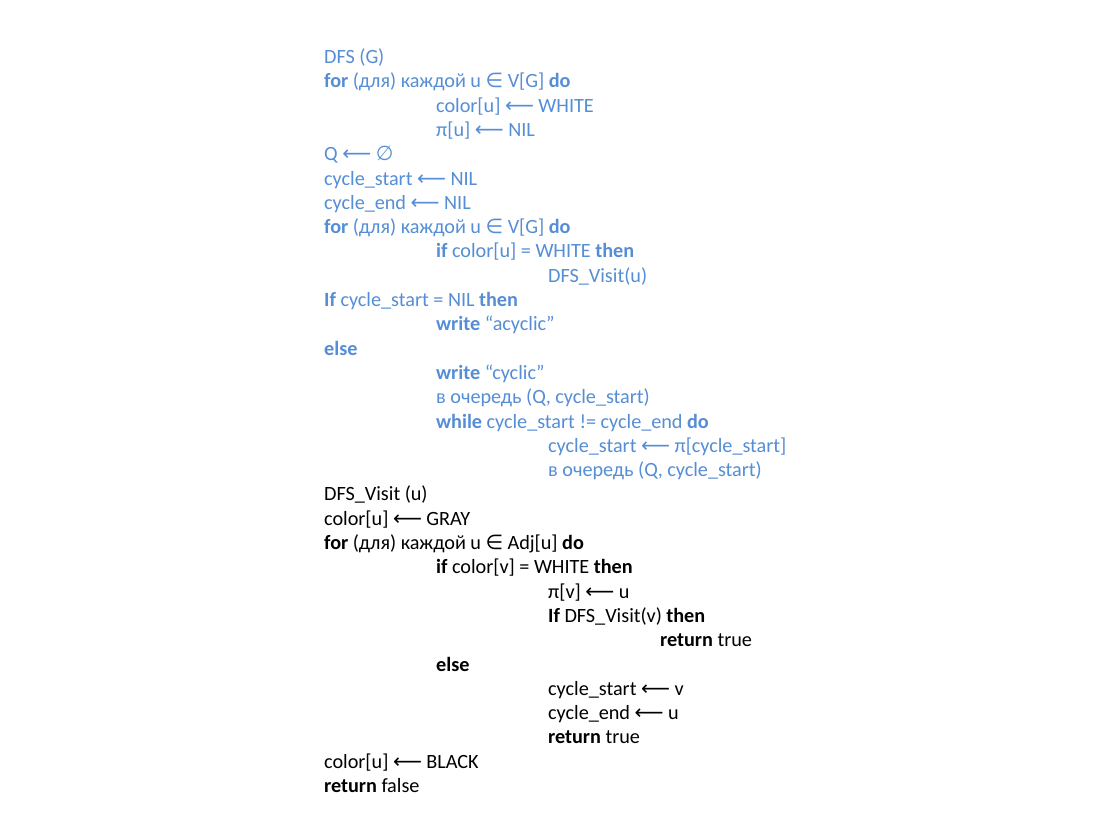
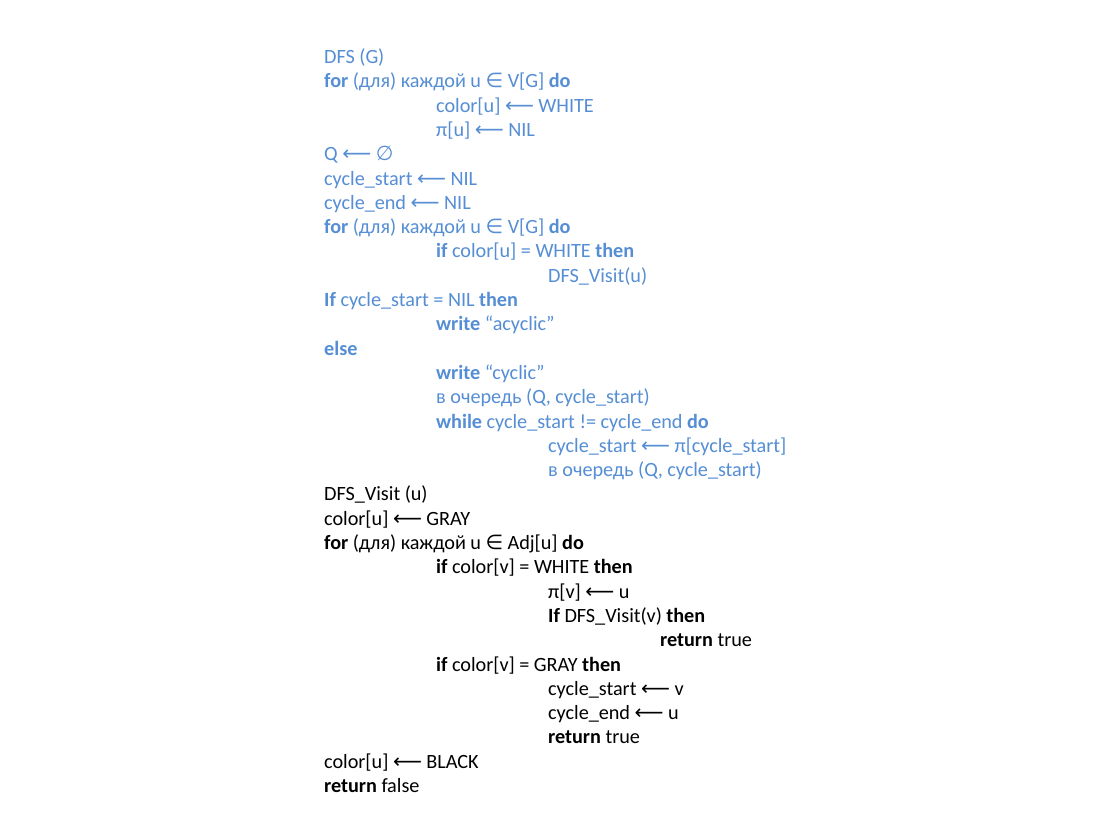
Before and after one commit to SteinbergOB/ANG, a slide deck: slide 48 of Презентации/Лекция 1.pptx. Drawn at 1120x840 pixels with LibreOffice and Linux fonts; fonts in the diff are those of the drawing. Boxes give left, top, right and bottom in pixels: in the first picture for what was removed or moved away, otherwise in the second. Text is boxed around its words. In the diff, an @@ line names an element or a change of style, - is before the commit and + after.

```diff
--- a/Презентации/Лекция 1.pptx
+++ b/Презентации/Лекция 1.pptx
@@ title at <box>324,48,787,792</box>: text changed @@
-DFS (G)
-for (для) каждой u ∈ V[G] do
-color[u] ⟵ WHITE
-π[u] ⟵ NIL
-Q ⟵ ∅
-cycle_start ⟵ NIL
-cycle_end ⟵ NIL
-for (для) каждой u ∈ V[G] do
-if color[u] = WHITE then
-DFS_Visit(u)
-If cycle_start = NIL then
-write “acyclic”
-else
-write “cyclic”
-в очередь (Q, cycle_start)
-while cycle_start != cycle_end do
-cycle_start ⟵ π[cycle_start]
-в очередь (Q, cycle_start)
-DFS_Visit (u)
-color[u] ⟵ GRAY
-for (для) каждой u ∈ Adj[u] do
-if color[v] = WHITE then
-π[v] ⟵ u
-If DFS_Visit(v) then
-return true
-else
-cycle_start ⟵ v
-cycle_end ⟵ u
-return true
-color[u] ⟵ BLACK
-return false
+DFS (G)
+for (для) каждой u ∈ V[G] do
+color[u] ⟵ WHITE
+π[u] ⟵ NIL
+Q ⟵ ∅
+cycle_start ⟵ NIL
+cycle_end ⟵ NIL
+for (для) каждой u ∈ V[G] do
+if color[u] = WHITE then
+DFS_Visit(u)
+If cycle_start = NIL then
+write “acyclic”
+else
+write “cyclic”
+в очередь (Q, cycle_start)
+while cycle_start != cycle_end do
+cycle_start ⟵ π[cycle_start]
+в очередь (Q, cycle_start)
+DFS_Visit (u)
+color[u] ⟵ GRAY
+for (для) каждой u ∈ Adj[u] do
+if color[v] = WHITE then
+π[v] ⟵ u
+If DFS_Visit(v) then
+return true
+if color[v] = GRAY then
+cycle_start ⟵ v
+cycle_end ⟵ u
+return true
+color[u] ⟵ BLACK
+return false
```
Also in this commit, not shown: 3 other slides changed, 2 other files.
